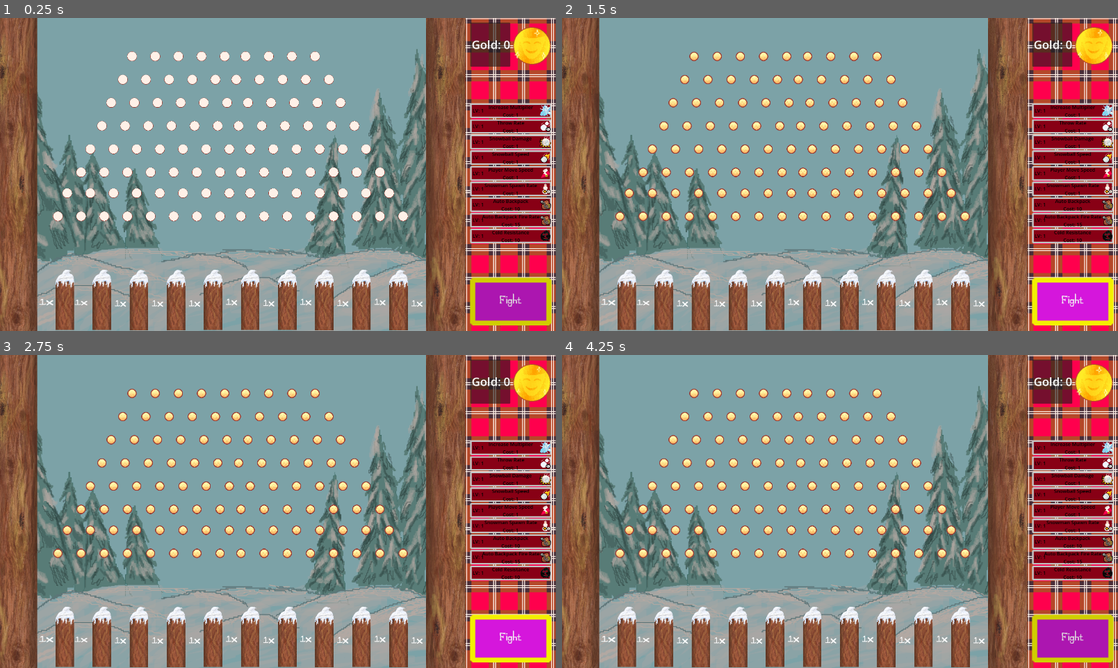
Above: before the commit, frames 1-4 (two rows, left to right).
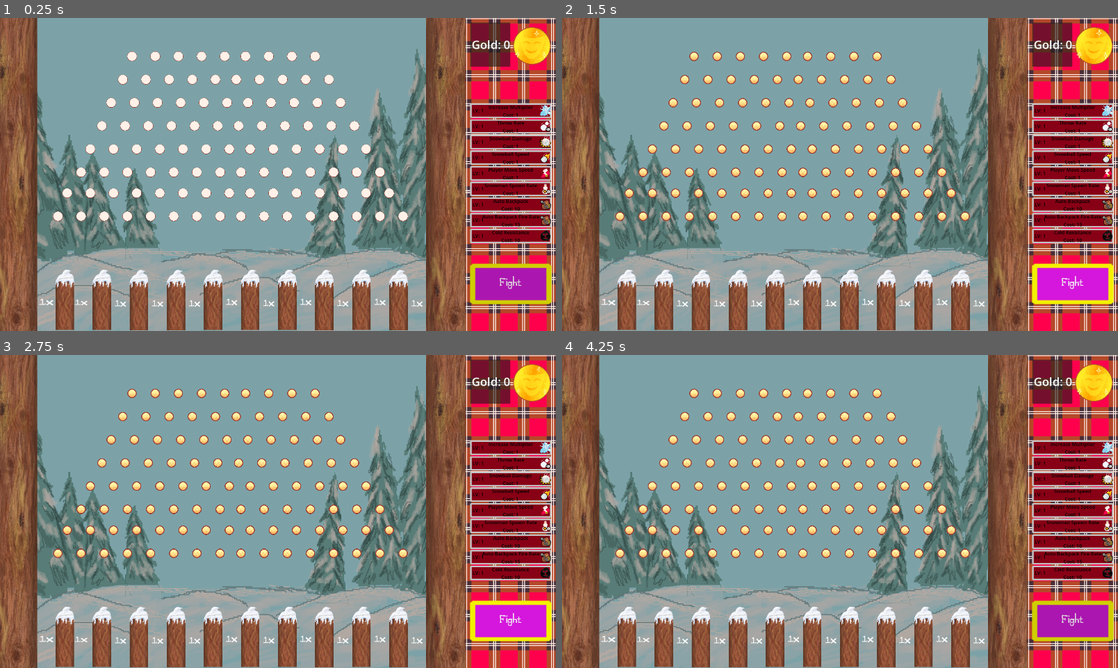
Above: after the commit, the same moments.

Repository: Parker-Vetter/snow-man-brawl
Game: Godot game, scene res://PeggleDrop/PeggleDrop.tscn
The game is run twice, just before and just after one commit, with the same random seed, the same clock (stepped at 60 frames per second) and the same inputs. This scene is started directly instead of the project's main scene. The engine's default icon, where the game draws it, is replaced by a stand-in: a white triangle on a blue panel in a dark square.
Inputs (mouse positions are in pixels of both pictures, inside the frame that each line leads up to):
- Up to frame 1 (0.25 s): no input
- Up to frame 2 (1.5 s): click "Fight" at 0.5 s; click "Fight" at 1.25 s
- Up to frame 3 (2.75 s): click "Fight" at 2 s
- Up to frame 4 (4.25 s): tap Enter at 2.75 s; move the mouse to (606, 639) at 2.77 s; hold Space (Shoot) 2.78-3.53 s; click (606, 639) at 2.92 s; move the mouse to (645, 639) at 3.52 s; tap Space (Shoot) at 3.6 s; click (645, 639) at 3.67 s

The runs differ from the first frame. In frame 1, 2.2% of the frame differs, in the area x 84-100%, y 3-99%; in frame 2, 2.2%; in frame 3, 2.1%; in frame 4, 2.2%.
Error in both runs: Out of bounds get index '0' (on base: 'Array[Node]') (res://PeggleDrop/UI/ui_fight.gd:8)

Commit message:
Moved Fight Up

Diff:
--- a/PeggleDrop/PeggleDrop.tscn
+++ b/PeggleDrop/PeggleDrop.tscn
@@ -872,9 +872,9 @@
 layout_mode = 1
 anchors_preset = -1
 anchor_left = 0.051549893
-anchor_top = 0.82600003
+anchor_top = 0.7818011
 anchor_right = 0.95147276
-anchor_bottom = 0.97800004
+anchor_bottom = 0.91078085
 offset_left = -0.032001495
 offset_top = -0.036010742
 offset_right = 0.09197998
@@ -939,7 +939,7 @@
 scale = Vector2(1.3541666, 1.3541666)
 sprite_frames = SubResource("SpriteFrames_y7ifg")
 autoplay = "default"
-frame_progress = 0.8132821
+frame_progress = 0.4272402
 
 [node name="ScrollContainer" type="ScrollContainer" parent="CanvasLayer/MainUI/Control" unique_id=1749986874]
 layout_mode = 0
